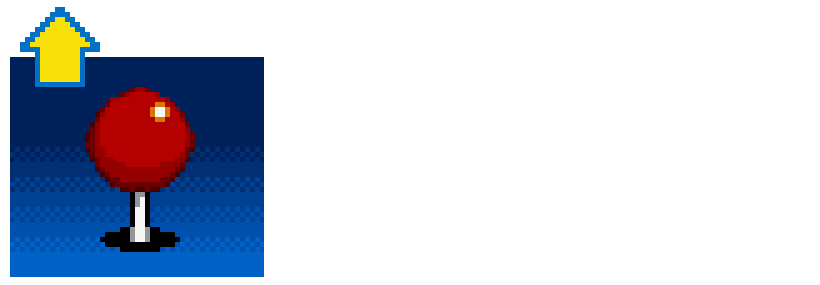
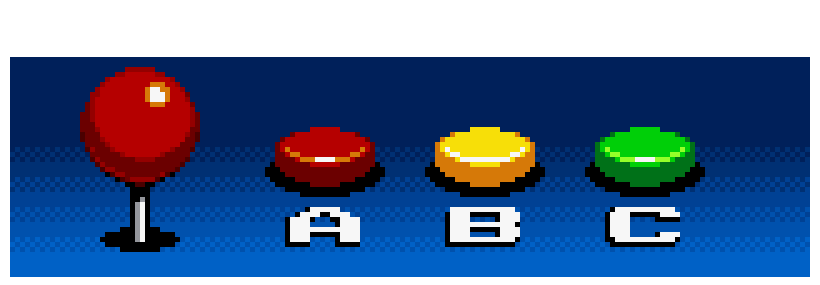
Comparing the layer stacks of the two 820×285 images. Changes:
hid "stick_up" over (20, 7, 200, 242)
showed "neutral" over (20, 47, 810, 277)
